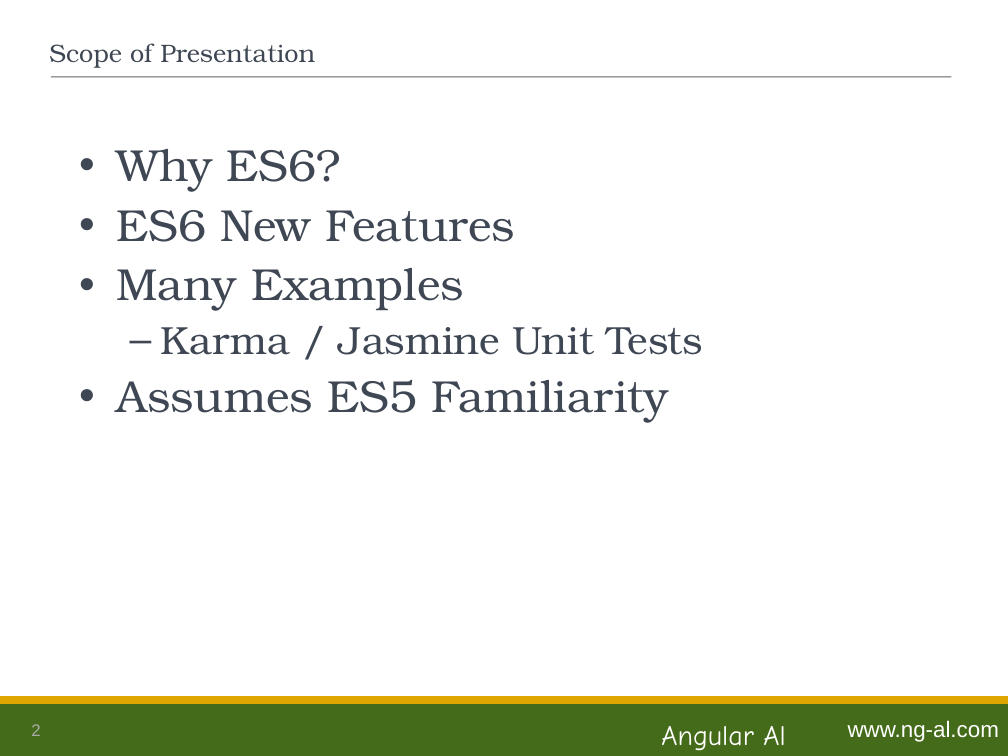
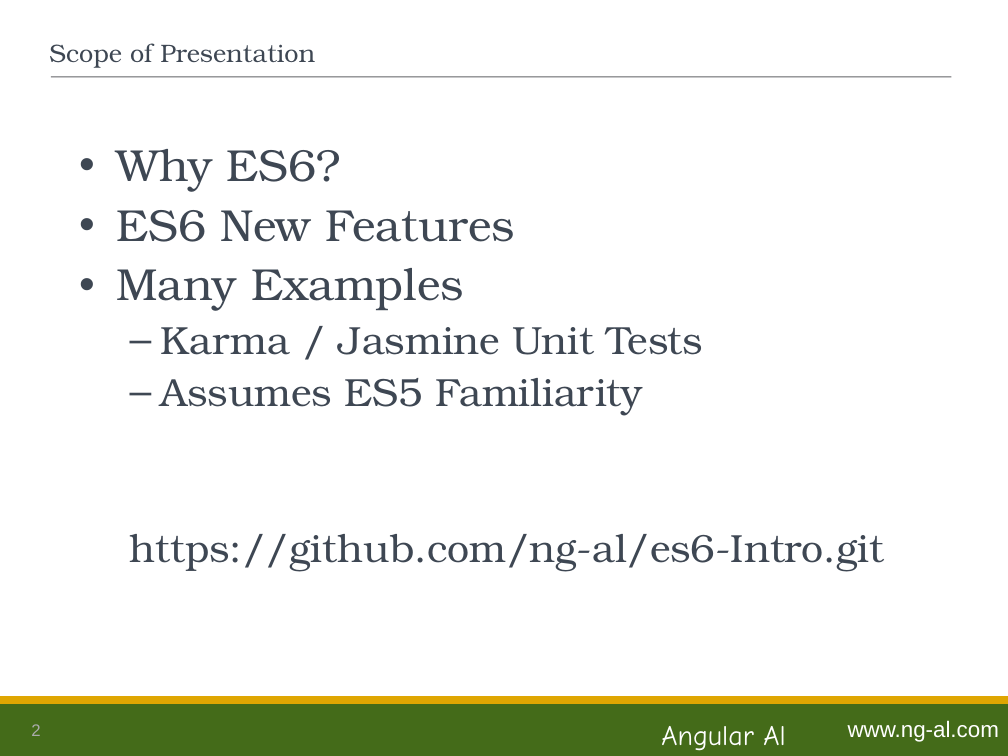
Before and after one commit to ng-al/es6-Intro, a slide deck: slide 2 of es6_Intro.ppt. Drawn at 1008x756 pixels with LibreOffice and Linux fonts; fonts in the diff are those of the drawing. Boxes give left, top, right and bottom in pixels: in the first picture for what was removed or moved away, otherwise in the second. Text is boxed around its words. In the diff, an @@ line names an element or a change of style, - is before the commit and + after.

```diff
--- a/es6_Intro.ppt
+++ b/es6_Intro.ppt
@@ text at box(161, 378, 643, 415): size 32 to 28 pt in "Assumes ES5 Familiarity"; bullet • to –; list level 1 to 2 in "Assumes ES5 Familiarity" @@
@@ text at box(130, 534, 885, 572): paragraph added @@
+  https://github.com/ng-al/es6-Intro.git
```
Also in this commit, not shown: 7 other slides changed, 1 slide removed.
